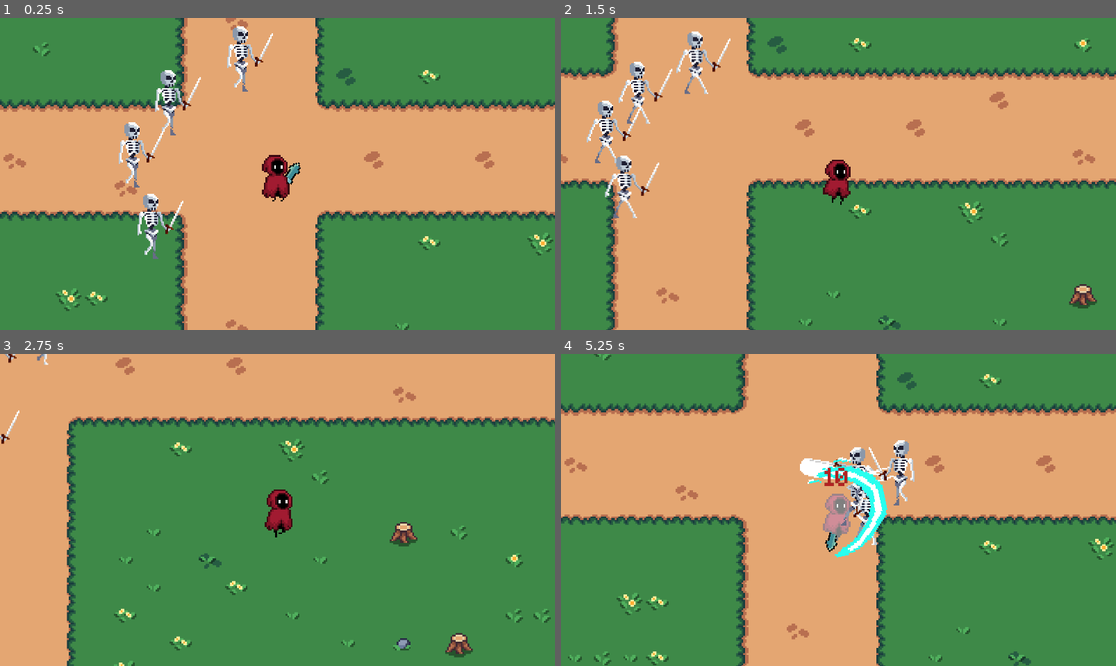
Above: before the commit, frames 1-4 (two rows, left to right).
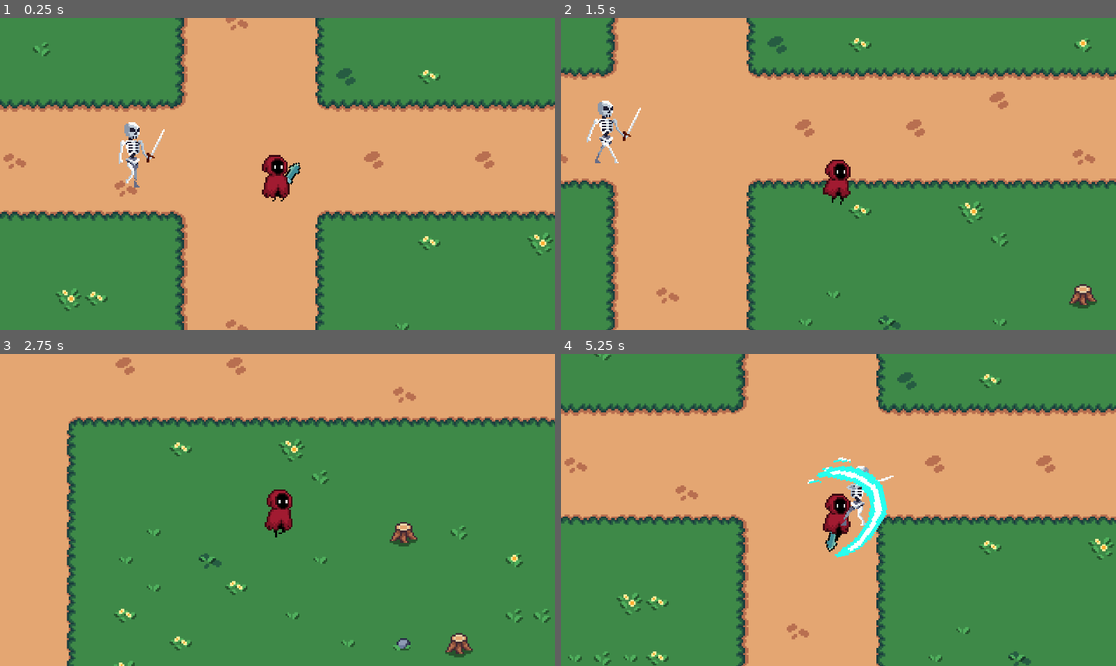
Above: after the commit, the same moments.

Repository: Jerga99/godot-2d-game-course
Game: Godot game, scene res://scenes/play_scene.tscn
The game is run twice, just before and just after one commit, with the same random seed, the same clock (stepped at 60 frames per second) and the same inputs.
Inputs (mouse positions are in pixels of both pictures, inside the frame that each line leads up to):
- Up to frame 1 (0.25 s): no input
- Up to frame 2 (1.5 s): move the mouse to (960, 158) at 0.52 s; hold D (right) 0.53-1.28 s; tap 1 (ability_1) at 0.6 s; move the mouse to (727, 189) at 1.27 s; hold S (down) from 1.28 s (still down); tap 2 (ability_2) at 1.35 s
- Up to frame 3 (2.75 s): move the mouse to (333, 441) at 2.02 s; release S (down) at 2.03 s; hold D (right) from 2.03 s (still down); tap 3 (ability_3) at 2.1 s
- Up to frame 4 (5.25 s): move the mouse to (810, 572) at 2.77 s; release D (right) at 2.78 s; hold W (up) 2.78-3.53 s; tap one key every 0.75 s from 2.85 s: 1 (ability_1) 2 (ability_2) 3 (ability_3) 1 (ability_1); move the mouse to (1005, 556) at 3.52 s; hold A (left) 3.53-5.03 s; move the mouse to (672, 463) at 4.27 s; move the mouse to (866, 510) at 5.02 s; hold S (down) from 5.03 s (still down)

The runs differ from the first frame. In frame 1, 1.6% of the frame differs, in the area x 24-50%, y 2-78%; in frame 2, 1.6%; in frame 3, 0.1%; in frame 4, 1.9%, in the area x 43-64%, y 27-62%.

Commit message:
Add hit particles to skeleton

Diff:
--- /dev/null
+++ b/scenes/hit_particles.tscn
@@ -0,0 +1,17 @@
+[gd_scene format=3 uid="uid://s5y7su6tu1fx"]
+
+[node name="CPUParticles2D" type="CPUParticles2D"]
+z_index = 100
+emitting = false
+amount = 20
+lifetime = 0.8
+one_shot = true
+speed_scale = 1.2
+explosiveness = 1.0
+direction = Vector2(0, -1)
+gravity = Vector2(0, 120)
+initial_velocity_min = 20.0
+initial_velocity_max = 40.0
+scale_amount_min = 1.3
+scale_amount_max = 2.0
+color = Color(0.936265, 0.936265, 0.936265, 1)
--- a/scenes/play_scene.tscn
+++ b/scenes/play_scene.tscn
@@ -149,29 +149,3 @@
 
 [node name="Skeleton" parent="." instance=ExtResource("6_da3qe")]
 position = Vector2(-86, -19)
-
-[node name="Skeleton2" parent="." instance=ExtResource("6_da3qe")]
-position = Vector2(-64, -51)
-
-[node name="Skeleton3" parent="." instance=ExtResource("6_da3qe")]
-position = Vector2(-75, 25)
-
-[node name="Skeleton4" parent="." instance=ExtResource("6_da3qe")]
-position = Vector2(-20, -78)
-
-[node name="CPUParticles2D" type="CPUParticles2D" parent="."]
-z_index = 100
-position = Vector2(-77, 29)
-emitting = false
-amount = 20
-lifetime = 0.8
-one_shot = true
-speed_scale = 1.2
-explosiveness = 1.0
-direction = Vector2(0, -1)
-gravity = Vector2(0, 120)
-initial_velocity_min = 20.0
-initial_velocity_max = 40.0
-scale_amount_min = 1.3
-scale_amount_max = 2.0
-color = Color(0.936265, 0.936265, 0.936265, 1)
--- a/scenes/skeleton.tscn
+++ b/scenes/skeleton.tscn
@@ -8,6 +8,7 @@
 [ext_resource type="Texture2D" uid="uid://dwejhlhsqk6f6" path="res://assets/Skeletons_Free_Pack 2/Skeleton_Sword/Skeleton_White/Skeleton_With_VFX/Skeleton_01_White_Attack1.png" id="3_ssl1b"]
 [ext_resource type="Script" uid="uid://e0cjvd4lswu2" path="res://scripts/ability/core/ability_controller.gd" id="5_w4hcs"]
 [ext_resource type="PackedScene" uid="uid://ls38l45jp8fo" path="res://scenes/ability/skeleton_slash.tscn" id="6_haw2w"]
+[ext_resource type="PackedScene" uid="uid://s5y7su6tu1fx" path="res://scenes/hit_particles.tscn" id="9_i0f3v"]
 
 [sub_resource type="ShaderMaterial" id="ShaderMaterial_haw2w"]
 shader = ExtResource("2_w4hcs")
@@ -326,6 +327,10 @@
 
 [sub_resource type="CapsuleShape2D" id="CapsuleShape2D_ssl1b"]
 height = 42.5
+
+[sub_resource type="Gradient" id="Gradient_i0f3v"]
+offsets = PackedFloat32Array(0, 0.662429, 1)
+colors = PackedColorArray(0.947199, 0.947199, 0.947199, 1, 0.94902, 0.94902, 0.94902, 1, 0.94902, 0.94902, 0.94902, 0)
 
 [node name="Skeleton" type="Node2D"]
 z_index = 100
@@ -342,6 +347,7 @@
 sprite_frames = SubResource("SpriteFrames_xrus2")
 animation = &"idle"
 autoplay = "idle"
+frame_progress = 0.243362
 
 [node name="AbilityController" type="Node" parent="."]
 script = ExtResource("5_w4hcs")
@@ -355,4 +361,14 @@
 position = Vector2(-1.19209e-07, 8.75)
 shape = SubResource("CapsuleShape2D_ssl1b")
 
+[node name="HitParticles" parent="." instance=ExtResource("9_i0f3v")]
+position = Vector2(0, 7.5)
+amount = 30
+lifetime = 0.9
+speed_scale = 1.1
+lifetime_randomness = 0.58
+initial_velocity_min = 30.0
+initial_velocity_max = 60.0
+color_ramp = SubResource("Gradient_i0f3v")
+
 [connection signal="animation_finished" from="AnimatedSprite2D" to="." method="_on_animated_sprite_2d_animation_finished"]
--- a/scripts/entity/enemy.gd
+++ b/scripts/entity/enemy.gd
@@ -11,6 +11,7 @@
 
 @onready var ability_controller: AbilityController = $AbilityController
 @onready var collision_shape: CollisionShape2D = $Area2D/CollisionShape2D
+@onready var hit_particles: CPUParticles2D = $HitParticles
 
 func _ready():
 	super._ready()
@@ -56,6 +57,14 @@
 	else:
 		return super.get_height()
 
+
+func _show_damage_taken_effect():
+	super._show_damage_taken_effect()
+
+	if hit_particles != null:
+		hit_particles.emitting = true
+
+
 func _on_animated_sprite_2d_animation_finished():
 	if current_anim.name == "die":
 		queue_free()
Not shown: 1 places in scenes/skeleton.tscn that only renumber resources
